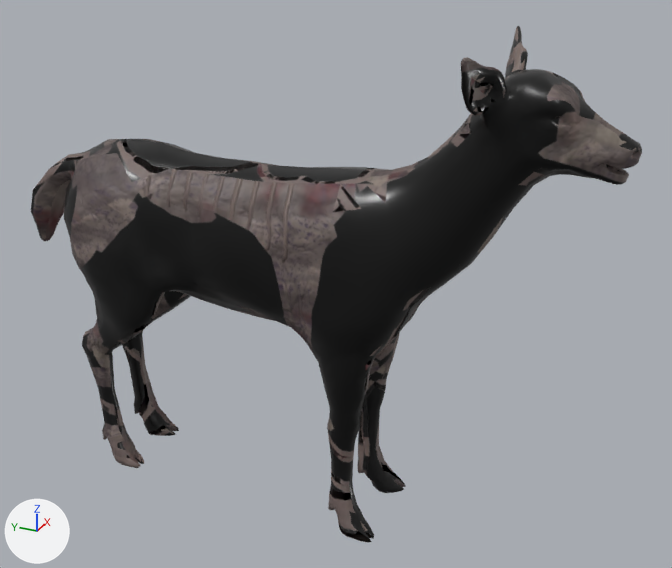
One commit to the glTF model game/assets/ms/wendigo_haut/model.glb: the scene before it, then after it.
Both versions are drawn from a 50 mm camera at (-2.264, -1.215, 1.905) aimed at (0.051, -0.174, 0.748). Every picture has the same lights, and +X, +Y and +Z are marked at lower left. The picture after the commit comes second. Vertices at exactly the same position are counted once.

Names of what the first picture shows: 'SK_DeerDoe.001'.
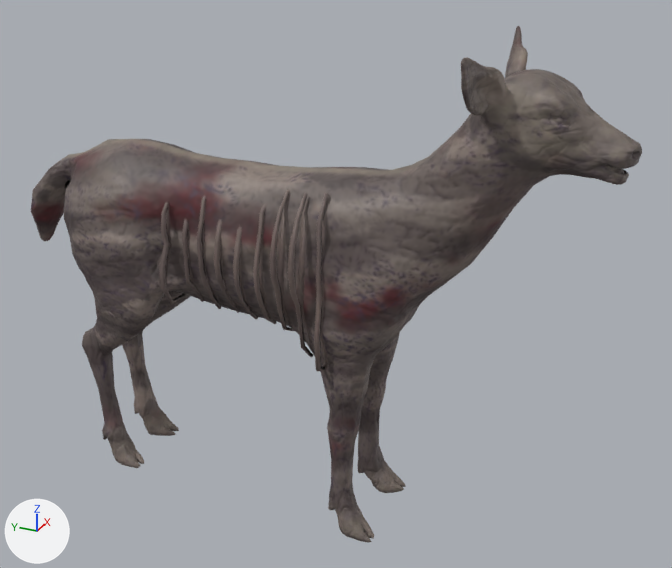
Scene script edits in JSON lines:
```json
{"block": "me_sk_deerdoe", "where": "# used by ob_sk_deerdoe_001; location = (0.0, 0.0, 0.0)"}
{"op": "remove", "block": "me_sk_deerdoe", "code": "me_sk_deerdoe.from_pydata(...)  # 2710 vertices, 5416 faces; spans x -0.25..0.25, y -1.0..0.88, z 0.0..1.5"}
{"op": "add", "block": "me_sk_deerdoe", "code": "me_sk_deerdoe.from_pydata(...)  # 3556 vertices, 7036 faces; spans x -0.25..0.25, y -1.0..0.88, z 0.0..1.5"}
{"block": "me_sk_deerdoe", "change": "me_sk_deerdoe part 1: 846 vertices added at x -0.23..0.23, y -0.23..0.29, z 0.55..1.1"}
{"block": "me_sk_deerdoe", "change": "me_sk_deerdoe part 2: 5379 kept faces spanning x -0.25..0.25, y -1.0..0.88, z 0.0..1.5 get new texture (UV) coordinates"}
```

What differs and where, as boxes [x1, y1, x2, y2] in the pictures (672 x 568 px):
```json
{"part": 1, "of": "me_sk_deerdoe", "change": "added", "after": [159, 190, 328, 371]}
{"part": 2, "of": "me_sk_deerdoe", "change": "surface changed", "before": [35, 26, 642, 543], "after": [35, 26, 642, 543], "on screen": "black to grey"}
```
